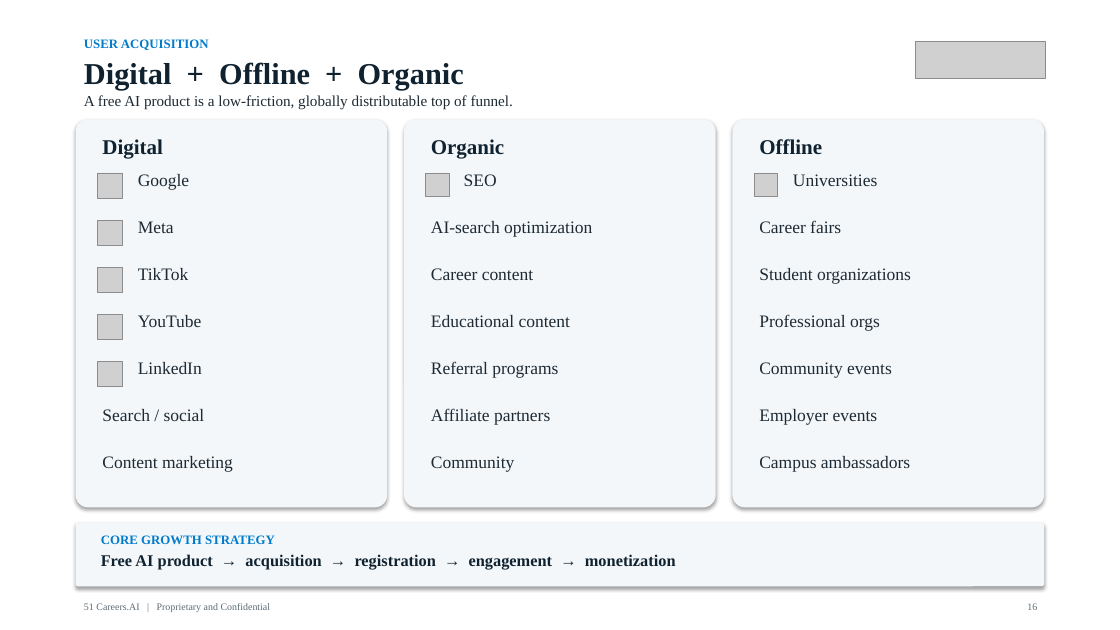
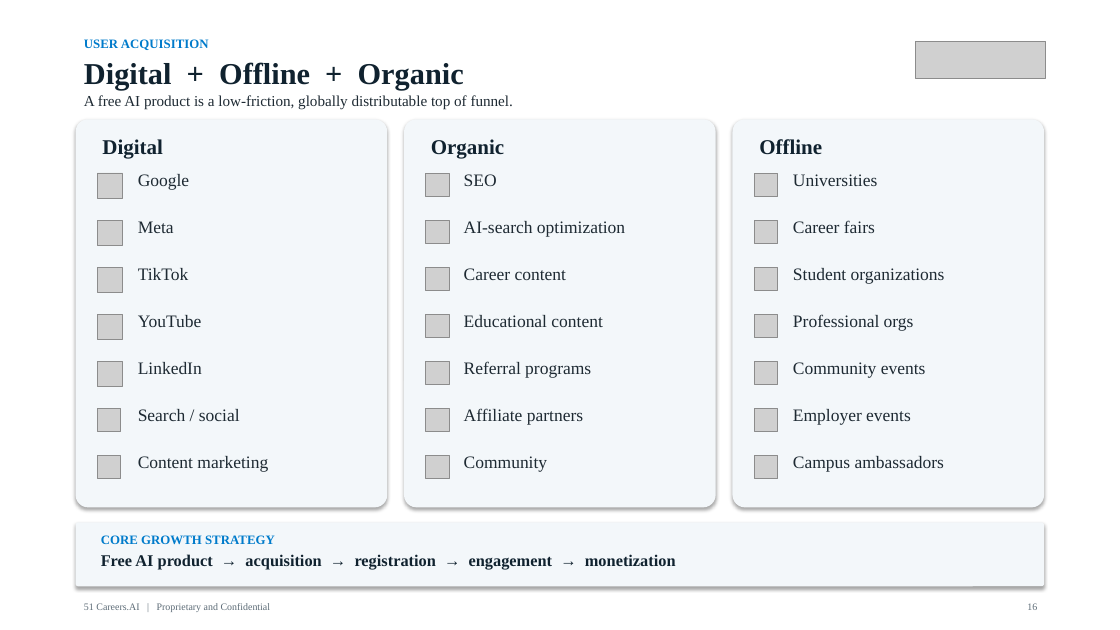
Before and after one commit to anthonyleedu/anthonyleedu, a slide deck: slide 16 of 51careers.ai Presentation_updated.pptx. Drawn at 1120x630 pixels with LibreOffice and Linux fonts; fonts in the diff are those of the drawing; grey boxes stand for pictures; background and template pictures are left out. Boxes give left, top, right and bottom in pixels: in the first picture for what was removed or moved away, otherwise in the second. Text is boxed around its words. In the diff, an @@ line names an element or a change of style, - is before the commit and + after.

```diff
--- a/51careers.ai Presentation_updated.pptx
+++ b/51careers.ai Presentation_updated.pptx
@@ picture added at (426, 220, 450, 244) @@
@@ text "AI-search optimization": place and size @@
-text "AI-search optimization" at (431, 221, 592, 237)
+text "AI-search optimization" at (464, 221, 625, 237)
@@ picture added at (755, 220, 778, 244) @@
@@ text "Career fairs": place and size @@
-text "Career fairs" at (759, 220, 841, 233)
+text "Career fairs" at (793, 220, 875, 233)
@@ picture added at (426, 267, 450, 291) @@
@@ text "Career content": place and size @@
-text "Career content" at (431, 268, 533, 280)
+text "Career content" at (464, 268, 566, 280)
@@ picture added at (755, 267, 778, 291) @@
@@ text "Student organizations": place and size @@
-text "Student organizations" at (759, 268, 911, 284)
+text "Student organizations" at (793, 268, 945, 284)
@@ picture added at (426, 314, 450, 338) @@
@@ text "Educational content": place and size @@
-text "Educational content" at (431, 315, 570, 327)
+text "Educational content" at (464, 315, 602, 327)
@@ picture added at (755, 314, 778, 338) @@
@@ text "Professional orgs": place and size @@
-text "Professional orgs" at (759, 314, 880, 331)
+text "Professional orgs" at (793, 314, 914, 331)
@@ text "Referral programs": place and size @@
-text "Referral programs" at (431, 361, 558, 378)
+text "Referral programs" at (464, 361, 591, 378)
@@ text "Community events": place and size @@
-text "Community events" at (759, 362, 892, 378)
+text "Community events" at (793, 362, 926, 378)
@@ picture added at (426, 361, 450, 385) @@
@@ picture added at (755, 361, 778, 385) @@
@@ picture added at (97, 408, 121, 432) @@
@@ text "Search / social": place and size @@
-text "Search / social" at (102, 409, 205, 421)
+text "Search / social" at (138, 409, 240, 421)
@@ picture added at (426, 408, 450, 432) @@
@@ text "Affiliate partners": place and size @@
-text "Affiliate partners" at (431, 408, 550, 425)
+text "Affiliate partners" at (464, 408, 583, 425)
@@ picture added at (755, 408, 778, 432) @@
@@ text "Employer events": place and size @@
-text "Employer events" at (759, 409, 878, 425)
+text "Employer events" at (793, 409, 911, 425)
@@ text "Content marketing": place and size @@
-text "Content marketing" at (102, 456, 233, 472)
+text "Content marketing" at (138, 456, 268, 472)
@@ text "Community": place and size @@
-text "Community" at (431, 456, 514, 472)
+text "Community" at (464, 456, 547, 472)
@@ text "Campus ambassadors": place and size @@
-text "Campus ambassadors" at (759, 456, 910, 472)
+text "Campus ambassadors" at (793, 456, 944, 472)
@@ picture added at (97, 455, 121, 479) @@
@@ picture added at (426, 455, 450, 479) @@
@@ picture added at (755, 455, 778, 479) @@
```
Also in this commit, not shown: 2 other slides changed, 5 other files.
